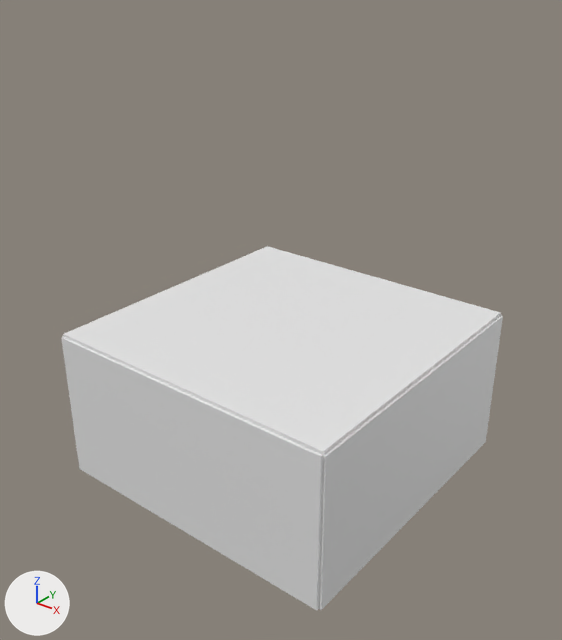
One commit to the FBX model OP_BenLabs/Assets/OccAssets/Visuals/Models/MOD_GDD Mini Game/MOD_Walls.fbx: the scene before it, then after it.
The view is the same before and after, from a camera (50 mm lens) standing at (7.81, -11.63, 9.67) and looking at (-0.41, -1.35, 3.29). Lighting does not change. The marker at lower left points along +X, +Y and +Z. The first picture is the older version. Materials are left out; every surface is plain grey. Where no turn or scale is listed for an object, it has been applied to the vertices.

Objects in the first picture: 'GDD_Mini_Game_Ceiling', 'GDD_Mini_Game_Wall', 'GDD_Mini_Game_Wall3'.
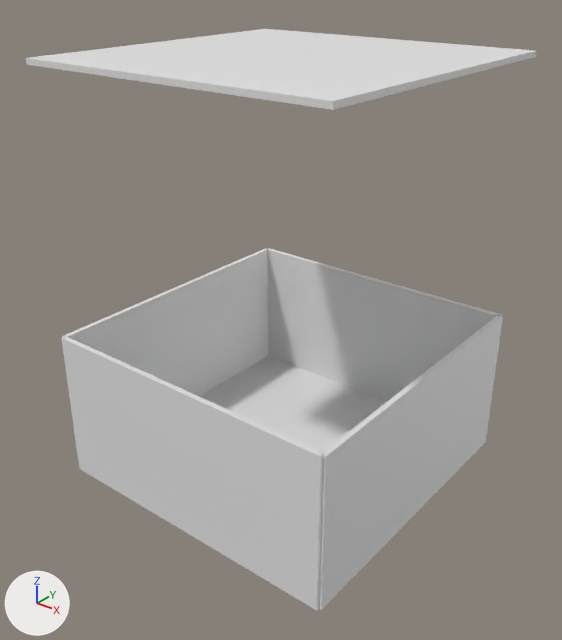
Location of each change, (x1, y1, x2, y2) in pixels of the pictures (562 x 640 px):
'GDD_Mini_Game_Ceiling', moved
    before: (63, 246, 501, 455)
    after: (26, 29, 536, 110)
'GDD_Mini_Game_Wall1', unchanged, uncovered by the edit
    after: (268, 248, 502, 401)
'GDD_Mini_Game_Wall2', unchanged, uncovered by the edit
    after: (62, 248, 268, 396)
'GDD_Mini_Game_Floor', unchanged, uncovered by the edit
    after: (199, 356, 387, 452)

What changed in the scene script:
```text
Change ob_gdd_mini_game_ceiling:
    ob_gdd_mini_game_ceiling.location: (2.48, -4.0, 3.06) -> (2.48, -4.0, 8.0)
```
